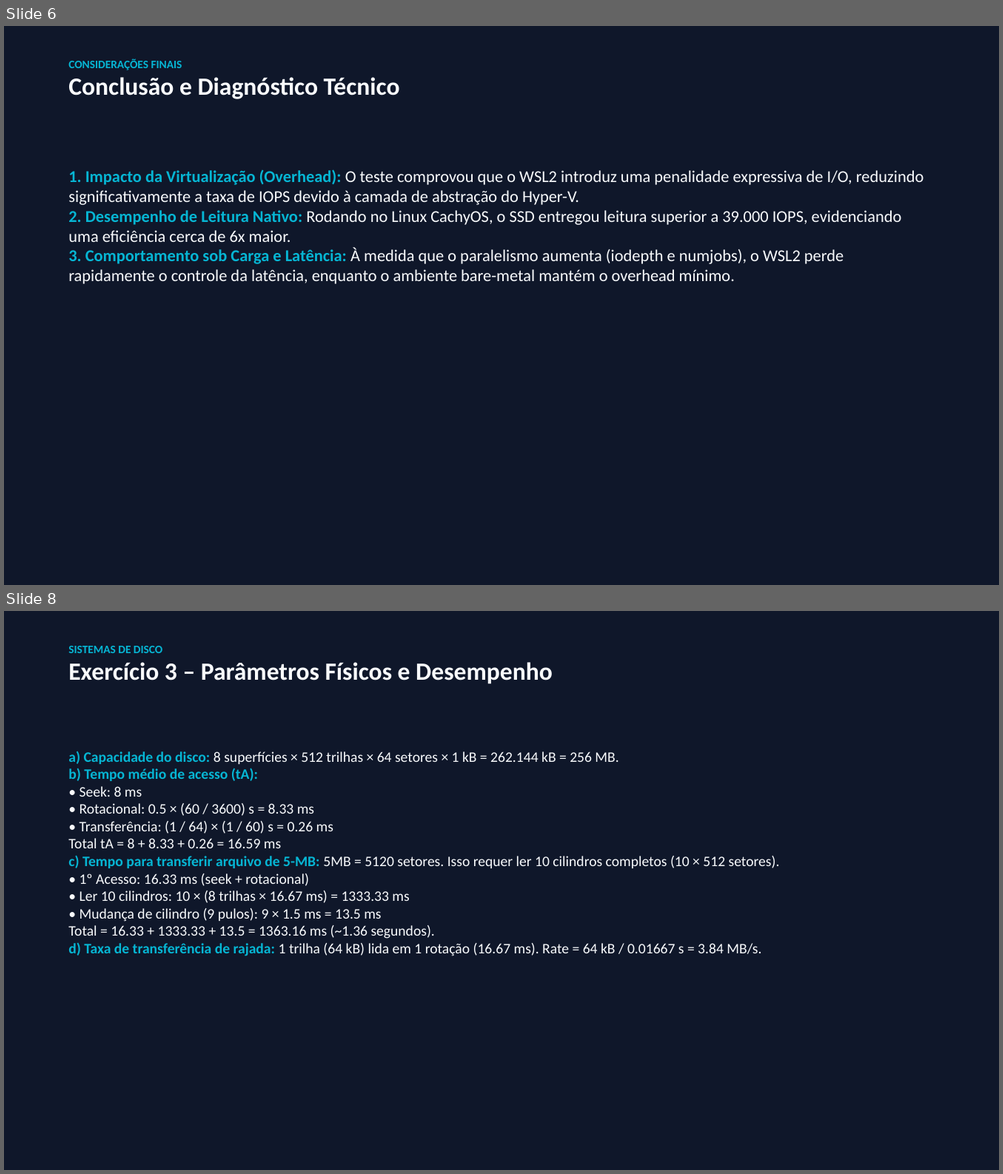
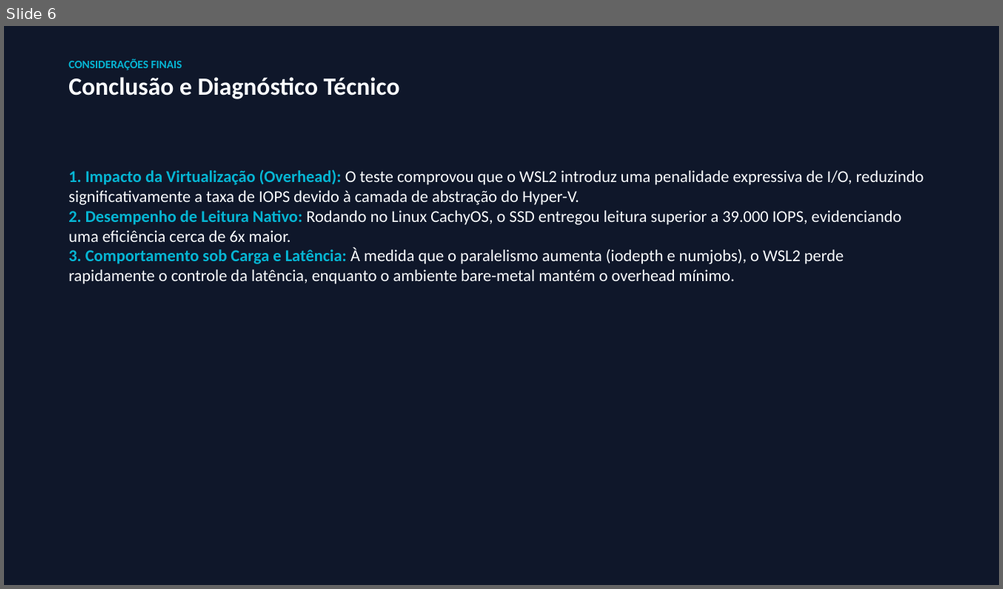
Before and after one commit to Jr-Lopes/trabalhoORI, a slide deck: slides/Cleber_Guilherme_ORI_metricas.pptx. Shown one above the other, each under a label of ours: slides 6 and 8 before the commit, slide 6 after it; the slides between them are not shown. The pictures are 1003x1174 and 1003x589 pixels, drawn with LibreOffice and Linux fonts; fonts in the diff are those of the drawing. Boxes give left, top, right and bottom in pixels: in the first picture for what was removed or moved away, otherwise in the second. Text is boxed around its words. In the diff, an @@ line names an element or a change of style, - is before the commit and + after.

```diff
--- a/slides/Cleber_Guilherme_ORI_metricas.pptx
+++ b/slides/Cleber_Guilherme_ORI_metricas.pptx
@@ slide 8 removed at box(4, 611, 999, 1170), background #0F172A @@
@@ text removed at box(68, 646, 552, 684) @@
-SISTEMAS DE DISCO
-Exercício 3 – Parâmetros Físicos e Desempenho
@@ text removed at box(68, 752, 780, 957) @@
-a) Capacidade do disco: 8 superfícies × 512 trilhas × 64 setores × 1 kB = 262.144 kB = 256 MB.
-b) Tempo médio de acesso (tA):
-• Seek: 8 ms
-• Rotacional: 0.5 × (60 / 3600) s = 8.33 ms
-• Transferência: (1 / 64) × (1 / 60) s = 0.26 ms
-Total tA = 8 + 8.33 + 0.26 = 16.59 ms
-c) Tempo para transferir arquivo de 5-MB: 5MB = 5120 setores. Isso requer ler 10 cilindros completos (10 × 512 setores).
-• 1º Acesso: 16.33 ms (seek + rotacional)
-• Ler 10 cilindros: 10 × (8 trilhas × 16.67 ms) = 1333.33 ms
-• Mudança de cilindro (9 pulos): 9 × 1.5 ms = 13.5 ms
-Total = 16.33 + 1333.33 + 13.5 = 1363.16 ms (~1.36 segundos).
-d) Taxa de transferência de rajada: 1 trilha (64 kB) lida em 1 rotação (16.67 ms). Rate = 64 kB / 0.01667 s = 3.84 MB/s.
```
Also in this commit, not shown: 1 slide changed, 3 slides added, 2 other slides removed, 1 other file.
